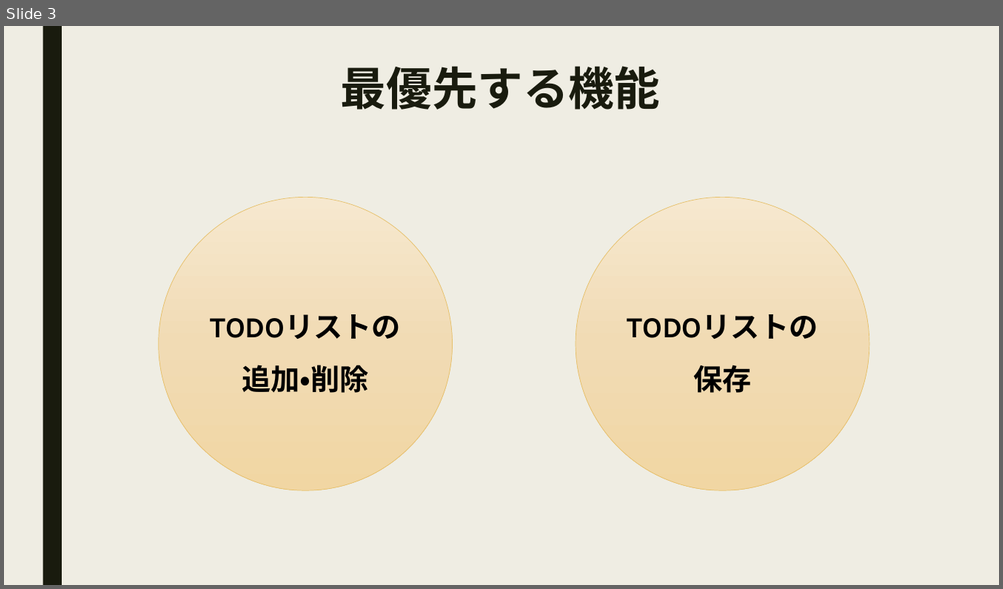
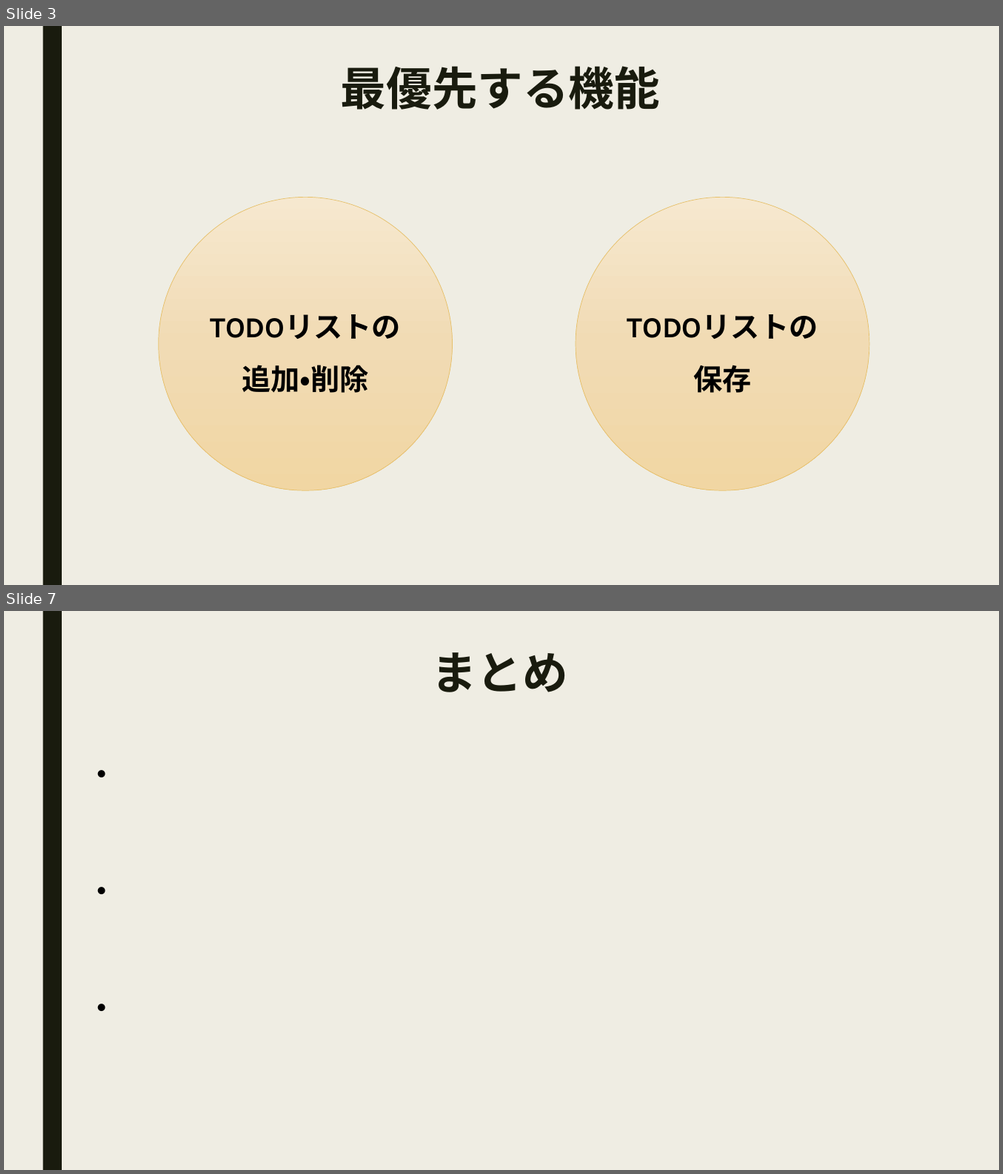
Before and after one commit to utaryu0520/mobile_utagawa2, a slide deck: モバイル授業_todoリスト.pptx. Shown one above the other, each under a label of ours: slide 3 before the commit, slides 3 and 7 after it; the slides between them are not shown. The pictures are 1003x589 and 1003x1174 pixels, drawn with LibreOffice and Linux fonts; fonts in the diff are those of the drawing. Boxes give left, top, right and bottom in pixels: in the first picture for what was removed or moved away, otherwise in the second. Text is boxed around its words. In the diff, an @@ line names an element or a change of style, - is before the commit and + after.

Commit message:
「余裕があれば実装」ページを「随時実装」に改名
「実機説明」「まとめ」「終わり」のページを追加

```diff
--- a/モバイル授業_todoリスト.pptx
+++ b/モバイル授業_todoリスト.pptx
@@ slide 7 added at bbox=[4, 611, 999, 1170], background #EFEDE3; not listed: 1 template element that a slide beside it also shows @@
@@ text added at bbox=[431, 652, 568, 692], 44 pt, text #191B0E, bold @@
+まとめ
@@ text added at bbox=[88, 770, 116, 777], 28 pt, text #000000, bold @@
+・
@@ text added at bbox=[88, 887, 116, 894], 28 pt, text #000000, bold @@
+・
@@ text added at bbox=[88, 1004, 116, 1011], 28 pt, text #000000, bold @@
+・
```
Also in this commit, not shown: 3 slides changed, 2 other slides added, 1 other file.
